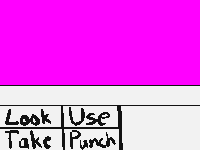
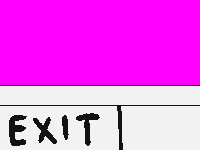
Revision of a layered (200, 150) image; what changed, layer by layer:
added layer "ExitUI" above "UI" over [9,106,118,150]
hid "UI" over [0,106,118,150]
